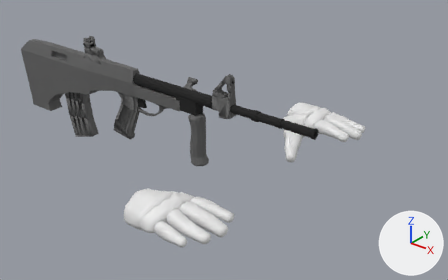
What one commit did to the Blender file Project/Blend Files/Animations/MK-X.A.blend.
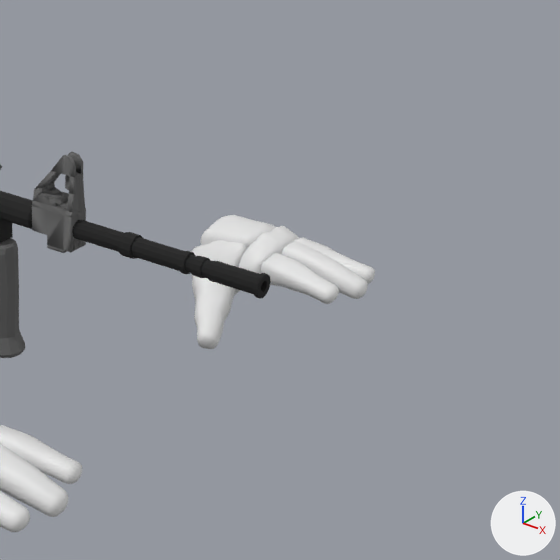
Each version is shown whole from a camera (50 mm lens) standing at (1.124, -1.042, 0.644) and looking at (0.248, 0.052, -0.035), then close up on the part from 44% to 100% of the width and 2% to 92% of the height. The axes (+X, +Y, +Z) are drawn at lower right. The lights are the same throughout.

Names of what the first close-up shows: 'Arms', 'MK-X.001'.
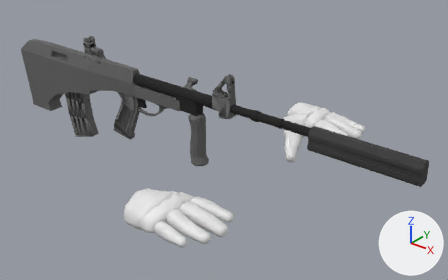
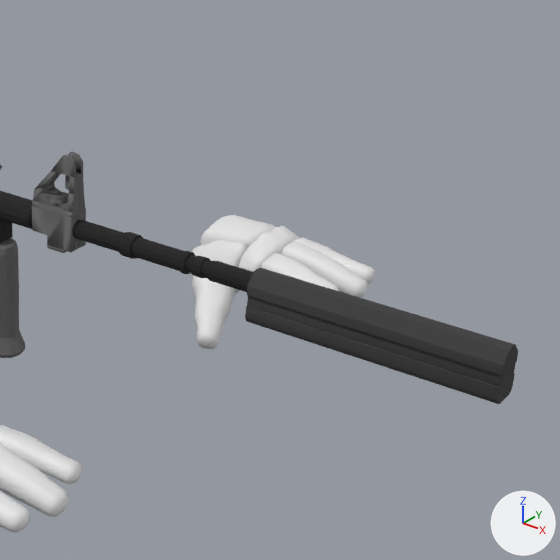
Where the change shows, as pixel boxes (x1, y1, x2, y2) in the close-ups (560 x 560 px):
'MK-X.001', reshaped
    before: (0, 152, 271, 358)
    after: (0, 152, 518, 404)
part 1 of me_cube_001, added (black)
    after: (245, 268, 518, 404)

The edits, one by one:
me_cube_001 is used by ob_mk_x_001; location (0.031, 0.0, 0.014); rotation (1.571, 0.0, -3.142), in degrees (90, 0, -180).
me_cube_001 had 2020 vertices, 1938 faces and spanned x -0.505..0.503, y -0.168..0.15, z -0.023..0.046.
me_cube_001 now has 2060 vertices, 1970 faces and spans x -0.745..0.503, y -0.168..0.15, z -0.023..0.046.
me_cube_001 part 1: a new loose piece of 40 vertices spanning x -0.745..-0.496, y 0.036..0.087, z -0.016..0.016, in mat_material (picture img_blender_palette_png_001).
